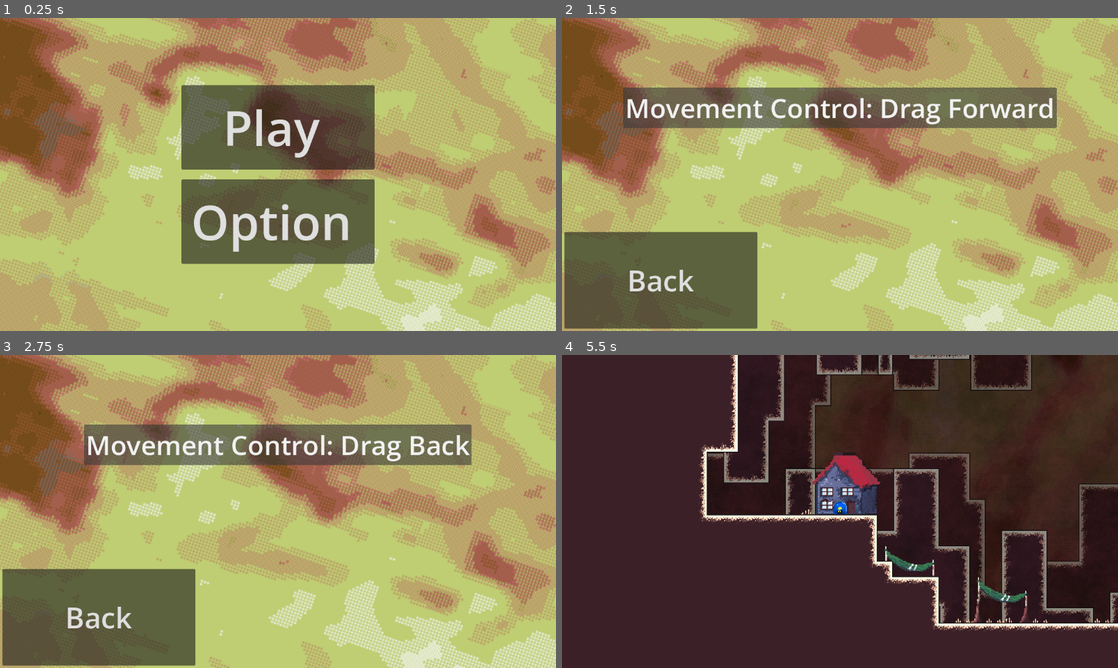
Above: before the commit, frames 1-4 (two rows, left to right).
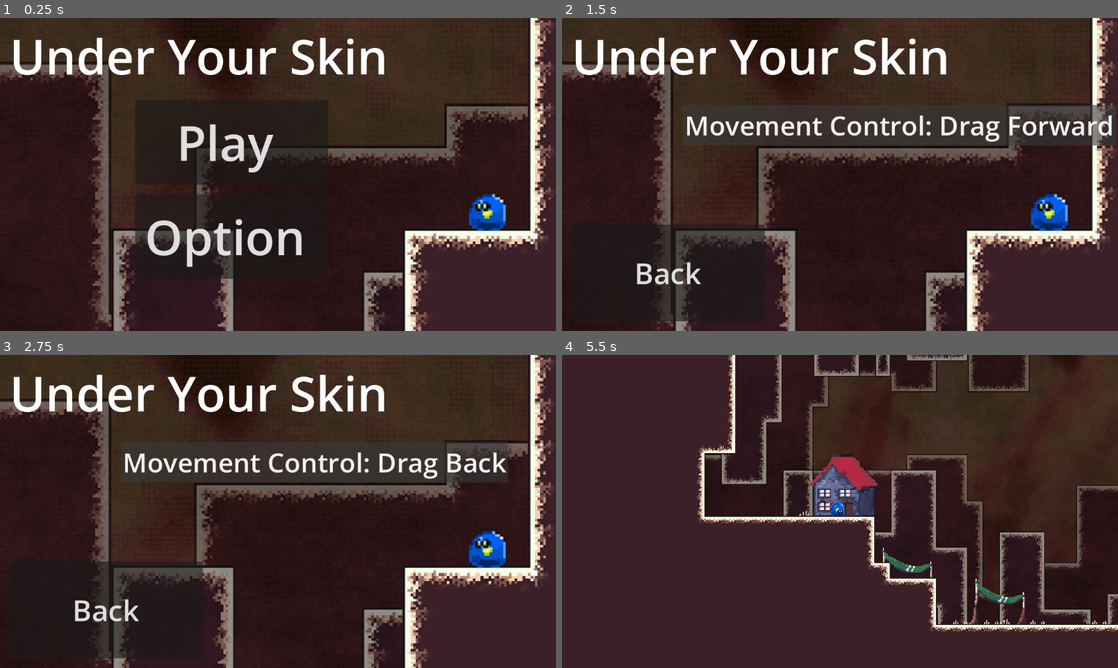
Above: after the commit, the same moments.

Repository: 2026-Hackathon/UnderYourSkin
Game: Godot game, scene res://Scenes/tempmenu.tscn
Same seed, same stepped clock (60 frames per second), same inputs: the game is played once before the commit and once after it.
Inputs:
- Up to frame 1 (0.25 s): no input
- Up to frame 2 (1.5 s): click "Option" at 0.5 s; click "Movement controls: Drag away" at 1.25 s
- Up to frame 3 (2.75 s): click "Movement Control: Drag Forward" at 2 s
- Up to frame 4 (5.5 s): click "Movement Control: Drag Back" at 2.75 s; click "Movement Control: Drag Forward" at 3.5 s; click "Back" at 4.25 s; click "Play" at 5 s

The runs differ from the first frame. In frame 1, 99% of the frame differs, in the area x 0-100%, y 0-100%; in frame 2, 99%; in frame 3, 99%; in frame 4, 10%.

Commit message:
Update to menu visuals
New bg for menu and shuffled things ab. Added title to menu screen

Diff:
--- a/under-your-skin/Scenes/tempmenu.tscn
+++ b/under-your-skin/Scenes/tempmenu.tscn
@@ -1,7 +1,7 @@
 [gd_scene format=3 uid="uid://fivajboqxxo7"]
 
 [ext_resource type="Script" uid="uid://d5svlyrqymyl" path="res://Scripts/tempmenu.gd" id="1_j1yrb"]
-[ext_resource type="Texture2D" uid="uid://duy3emodhhlet" path="res://Sprites/Menu/BG.png" id="2_j1yrb"]
+[ext_resource type="Texture2D" uid="uid://grmb5nitjqqi" path="res://Sprites/Menu/menubg playerstaringwistfully.png" id="2_j1yrb"]
 
 [node name="Control" type="Control" unique_id=2073366076]
 layout_mode = 3
@@ -16,45 +16,50 @@
 texture_filter = 1
 texture_repeat = 3
 layout_mode = 1
-anchors_preset = -1
-anchor_left = 0.193
+anchors_preset = 15
 anchor_right = 1.0
-anchor_bottom = 0.85
-offset_left = -317.336
-offset_top = -129.0
-offset_right = 673.0
-offset_bottom = 400.2
+anchor_bottom = 1.0
 grow_horizontal = 2
 grow_vertical = 2
-scale = Vector2(0.8, 0.8)
+scale = Vector2(2.1, 2.1)
 texture = ExtResource("2_j1yrb")
 expand_mode = 1
 stretch_mode = 2
 
+[node name="TitlePadding" type="MarginContainer" parent="." unique_id=2090473612]
+layout_mode = 0
+offset_right = 40.0
+offset_bottom = 40.0
+theme_override_constants/margin_left = 20
+theme_override_constants/margin_top = 10
+
+[node name="GameNameTxt" type="Label" parent="TitlePadding" unique_id=1955860956]
+layout_mode = 2
+theme_override_font_sizes/font_size = 100
+text = "Under Your Skin"
+
 [node name="MainMenu" type="CenterContainer" parent="." unique_id=1710377552]
 layout_mode = 1
-anchors_preset = -1
-anchor_left = -0.027
-anchor_top = -0.025
-anchor_right = 1.0
-anchor_bottom = 1.0
-offset_left = 31.104
-offset_top = 16.2
-grow_horizontal = 2
-grow_vertical = 2
+offset_right = 400.0
+offset_bottom = 370.0
 
-[node name="VBoxContainer" type="VBoxContainer" parent="MainMenu" unique_id=255515792]
+[node name="MainMenuPadding" type="MarginContainer" parent="MainMenu" unique_id=584979113]
+layout_mode = 2
+theme_override_constants/margin_left = 280
+theme_override_constants/margin_top = 170
+
+[node name="MainMenuList" type="VBoxContainer" parent="MainMenu/MainMenuPadding" unique_id=255515792]
 custom_minimum_size = Vector2(100, 360)
 layout_mode = 2
 theme_override_constants/separation = 20
 
-[node name="PlayButton" type="Button" parent="MainMenu/VBoxContainer" unique_id=1151890302]
+[node name="PlayButton" type="Button" parent="MainMenu/MainMenuPadding/MainMenuList" unique_id=1151890302]
 custom_minimum_size = Vector2(400, 175)
 layout_mode = 2
 theme_override_font_sizes/font_size = 100
 text = "Play "
 
-[node name="OptionButton" type="Button" parent="MainMenu/VBoxContainer" unique_id=1999114720]
+[node name="OptionButton" type="Button" parent="MainMenu/MainMenuPadding/MainMenuList" unique_id=1999114720]
 custom_minimum_size = Vector2(400, 175)
 layout_mode = 2
 theme_override_font_sizes/font_size = 100
@@ -62,18 +67,20 @@
 
 [node name="OptionMenu" type="CenterContainer" parent="." unique_id=1936842561]
 layout_mode = 1
-anchors_preset = 15
-anchor_right = 1.0
-anchor_bottom = 1.0
-grow_horizontal = 2
-grow_vertical = 2
+offset_right = 833.0
+offset_bottom = 360.0
 
-[node name="VBoxContainer" type="VBoxContainer" parent="OptionMenu" unique_id=1181670064]
+[node name="OptionMenuPadding" type="MarginContainer" parent="OptionMenu" unique_id=1002535357]
+layout_mode = 2
+theme_override_constants/margin_left = 250
+theme_override_constants/margin_top = 180
+
+[node name="OptionList" type="VBoxContainer" parent="OptionMenu/OptionMenuPadding" unique_id=1181670064]
 custom_minimum_size = Vector2(100, 360)
 layout_mode = 2
 theme_override_constants/separation = 20
 
-[node name="MovementControlButton" type="Button" parent="OptionMenu/VBoxContainer" unique_id=846897533]
+[node name="MovementControlButton" type="Button" parent="OptionMenu/OptionMenuPadding/OptionList" unique_id=846897533]
 layout_mode = 2
 theme_override_font_sizes/font_size = 55
 text = "Movement controls: Drag away"
@@ -88,8 +95,8 @@
 offset_top = -200.0
 offset_right = 873.0
 grow_vertical = 0
-theme_override_constants/margin_left = 5
-theme_override_constants/margin_bottom = 5
+theme_override_constants/margin_left = 20
+theme_override_constants/margin_bottom = 20
 
 [node name="BackButton" type="Button" parent="BackButtonContainer" unique_id=1085069793]
 custom_minimum_size = Vector2(400, 200)
@@ -100,7 +107,7 @@
 text = "Back
 "
 
-[connection signal="pressed" from="MainMenu/VBoxContainer/PlayButton" to="." method="_on_playbutton_pressed"]
-[connection signal="pressed" from="MainMenu/VBoxContainer/OptionButton" to="." method="_on_option_button_pressed"]
-[connection signal="pressed" from="OptionMenu/VBoxContainer/MovementControlButton" to="." method="_on_movement_control_button_pressed"]
+[connection signal="pressed" from="MainMenu/MainMenuPadding/MainMenuList/PlayButton" to="." method="_on_playbutton_pressed"]
+[connection signal="pressed" from="MainMenu/MainMenuPadding/MainMenuList/OptionButton" to="." method="_on_option_button_pressed"]
+[connection signal="pressed" from="OptionMenu/OptionMenuPadding/OptionList/MovementControlButton" to="." method="_on_movement_control_button_pressed"]
 [connection signal="pressed" from="BackButtonContainer/BackButton" to="." method="_on_back_button_pressed"]
--- a/under-your-skin/Scripts/tempmenu.gd
+++ b/under-your-skin/Scripts/tempmenu.gd
@@ -3,6 +3,7 @@
 
 # Called when the node enters the scene tree for the first time.
 func _ready() -> void:
+	#Hides the other menus upin start
 	$OptionMenu.hide()
 	$BackButtonContainer.hide()
 
@@ -13,15 +14,18 @@
 
 
 func _on_playbutton_pressed() -> void:
+	#play button opens level scene
 	get_tree().change_scene_to_file("res://Scenes/TempScene.tscn")
 
 
 func _on_option_button_pressed() -> void:
+	#hides main menu components and shows option menu components
 	$MainMenu.hide()
 	$OptionMenu.show()
 	$BackButtonContainer.show()
 
 func _on_back_button_pressed() -> void:
+	#hides option menu components and shows main menu componenets
 	$OptionMenu.hide()
 	$BackButtonContainer.hide()
 	$MainMenu.show()
@@ -30,7 +34,8 @@
 func _on_movement_control_button_pressed() -> void:
 		#-1 = Drag back, 1 = Drag Forward
 	Globals.MovementDirection = Globals.MovementDirection*-1
+	#update text
 	if Globals.MovementDirection == 1:
-		$OptionMenu/VBoxContainer/MovementControlButton.text = "Movement Control: Drag Forward"
+		$OptionMenu/OptionMenuPadding/OptionList/MovementControlButton.text = "Movement Control: Drag Forward"
 	else:
-		$OptionMenu/VBoxContainer/MovementControlButton.text = "Movement Control: Drag Back"
+		$OptionMenu/OptionMenuPadding/OptionList/MovementControlButton.text = "Movement Control: Drag Back"
Binary file added: under-your-skin/Sprites/Menu/menubg playerstaringwistfully.png
Not shown, added: under-your-skin/Sprites/Menu/menubg playerstaringwistfully.png.import
